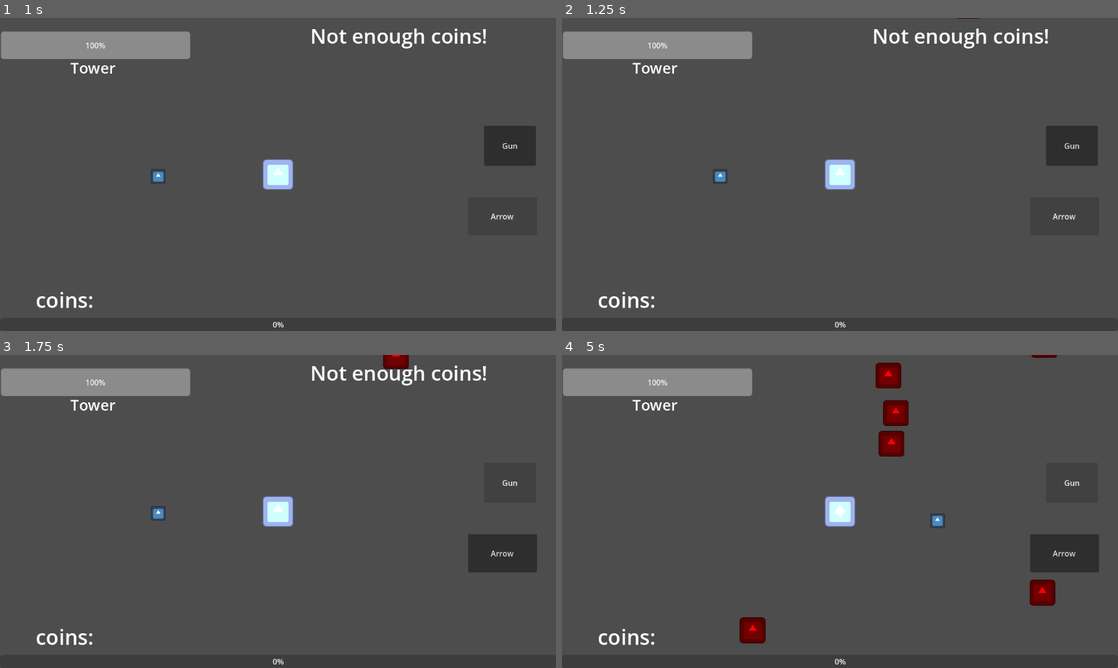
Above: before the commit, frames 1-4 (two rows, left to right).
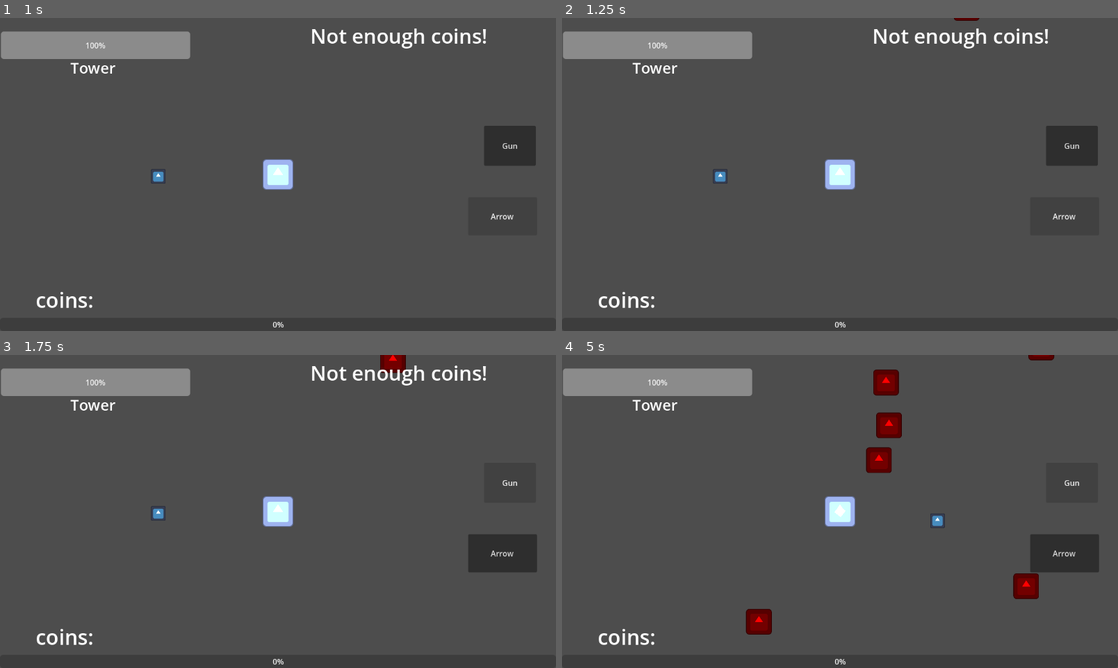
Above: after the commit, the same moments.

Repository: CallMeHarv/stdgame
Game: Godot game, scene res://Scenes/main.tscn
Two runs of this game, one before a commit and one after it. Both use one fixed random seed, a clock stepped at 60 frames per second and the inputs below. The engine's default icon, where the game draws it, is replaced by a stand-in: a white triangle on a blue panel in a dark square.
Inputs:
- Up to frame 1 (1 s): click "Arrow" at 0.5 s
- Up to frame 2 (1.25 s): no input
- Up to frame 3 (1.75 s): click "Gun" at 1.25 s
- Up to frame 4 (5 s): hold D (Right) 2.03-2.78 s; tap Space (Attack) every 0.75 s from 2.1 to 4.35 s; hold S (Down) 2.78-3.53 s; hold D (Right) 3.53-4.28 s; hold W (Up) from 4.28 s (still down)

Frame 1 is identical in both runs. In frame 2, less than 0.1% of the frame differs, in the area x 70-75%, y 0-1%; in frame 3, 0.2%; in frame 4, 2.7%, in the area x 31-89%, y 0-93%.

Commit message:
0.2
buggy mess

Diff:
--- /dev/null
+++ b/Enemies/basic_enemy.tres
@@ -0,0 +1,13 @@
+[gd_resource type="Resource" script_class="EnemyStats" format=3 uid="uid://byo7fjd8jo04v"]
+
+[ext_resource type="PackedScene" uid="uid://cwabmdym5174g" path="res://Scenes/exp_coin.tscn" id="1_a7n0r"]
+[ext_resource type="Script" uid="uid://bnj3emkpj53xy" path="res://Scripts/Resource/enemy_stats.gd" id="1_ttfov"]
+
+[resource]
+script = ExtResource("1_ttfov")
+health = 10
+speed = 80
+loot = ExtResource("1_a7n0r")
+coin_amount = 1
+exp_amount = 10
+metadata/_custom_type_script = "uid://bnj3emkpj53xy"
--- a/Scenes/enemy.tscn
+++ b/Enemies/enemy.tscn
@@ -1,8 +1,13 @@
 [gd_scene format=3 uid="uid://b63vh40psoqup"]
 
-[ext_resource type="Script" uid="uid://dfxw37hh00kfl" path="res://Scripts/enemy.gd" id="1_1f0kj"]
-[ext_resource type="PackedScene" uid="uid://cwabmdym5174g" path="res://Scenes/exp_coin.tscn" id="2_287tu"]
-[ext_resource type="Texture2D" uid="uid://p5yokcj6on15" path="res://icon.svg" id="2_afpow"]
+[ext_resource type="Script" uid="uid://dfxw37hh00kfl" path="res://Scripts/enemy.gd" id="1_47qgu"]
+[ext_resource type="Resource" uid="uid://byo7fjd8jo04v" path="res://Enemies/basic_enemy.tres" id="2_47qgu"]
+[ext_resource type="Script" uid="uid://ckwmjc2cm03fk" path="res://Scripts/Resource/PlayerData.gd" id="3_572h1"]
+[ext_resource type="Texture2D" uid="uid://p5yokcj6on15" path="res://icon.svg" id="3_rt1x0"]
+
+[sub_resource type="Resource" id="Resource_6t5aa"]
+script = ExtResource("3_572h1")
+metadata/_custom_type_script = "uid://ckwmjc2cm03fk"
 
 [sub_resource type="CircleShape2D" id="CircleShape2D_ho7dx"]
 radius = 24.020824
@@ -13,13 +18,14 @@
 [node name="Enemy" type="CharacterBody2D" unique_id=2079999507]
 collision_layer = 4
 motion_mode = 1
-script = ExtResource("1_1f0kj")
-loot_scene = ExtResource("2_287tu")
+script = ExtResource("1_47qgu")
+stats = ExtResource("2_47qgu")
+player_stat = SubResource("Resource_6t5aa")
 
 [node name="Icon" type="Sprite2D" parent="." unique_id=614268956]
 modulate = Color(1.6197081, 0, 0, 1)
 scale = Vector2(0.415, 0.415)
-texture = ExtResource("2_afpow")
+texture = ExtResource("3_rt1x0")
 
 [node name="CollisionShape2D" type="CollisionShape2D" parent="." unique_id=1525403744]
 shape = SubResource("CircleShape2D_ho7dx")
--- a/Scenes/exp_coin.tscn
+++ b/Scenes/exp_coin.tscn
@@ -2,14 +2,17 @@
 
 [ext_resource type="Script" uid="uid://68qw50xt4ami" path="res://Scripts/exp_coin.gd" id="1_6v054"]
 [ext_resource type="Texture2D" uid="uid://p5yokcj6on15" path="res://icon.svg" id="1_h2qau"]
+[ext_resource type="Resource" uid="uid://byo7fjd8jo04v" path="res://Enemies/basic_enemy.tres" id="2_brp8i"]
 
 [sub_resource type="CircleShape2D" id="CircleShape2D_ho7dx"]
 radius = 13.038404
 
 [node name="Exp_Coin" type="Area2D" unique_id=667747945]
+z_index = -15
 collision_layer = 8
 collision_mask = 3
 script = ExtResource("1_6v054")
+stat = ExtResource("2_brp8i")
 
 [node name="Icon" type="Sprite2D" parent="." unique_id=1313348098]
 modulate = Color(2.3133948, 2.3133948, 0, 1)
--- a/Scenes/main_tower.tscn
+++ b/Scenes/main_tower.tscn
@@ -3,7 +3,7 @@
 [ext_resource type="Script" uid="uid://3i5b5p6l5jpo" path="res://Scripts/main_tower.gd" id="1_iikcy"]
 [ext_resource type="Texture2D" uid="uid://p5yokcj6on15" path="res://icon.svg" id="1_mtobq"]
 [ext_resource type="Script" uid="uid://y3d1pfd8yukt" path="res://Scripts/spawner.gd" id="2_i3s53"]
-[ext_resource type="PackedScene" uid="uid://b63vh40psoqup" path="res://Scenes/enemy.tscn" id="3_lpi8q"]
+[ext_resource type="PackedScene" uid="uid://b63vh40psoqup" path="res://Enemies/enemy.tscn" id="3_lpi8q"]
 [ext_resource type="Script" uid="uid://dg3bl44sna7el" path="res://Scripts/tower_weapon.gd" id="4_fdfa6"]
 [ext_resource type="PackedScene" uid="uid://bt76rfllv12by" path="res://Scenes/bullet.tscn" id="5_63s2w"]
 
--- a/Scenes/player.tscn
+++ b/Scenes/player.tscn
@@ -2,6 +2,11 @@
 
 [ext_resource type="Script" uid="uid://cpnb3se4hc771" path="res://Scripts/player.gd" id="1_cvnsp"]
 [ext_resource type="Texture2D" uid="uid://p5yokcj6on15" path="res://icon.svg" id="2_6t5aa"]
+[ext_resource type="Script" uid="uid://ckwmjc2cm03fk" path="res://Scripts/Resource/PlayerData.gd" id="2_vgqql"]
+
+[sub_resource type="Resource" id="Resource_cvnsp"]
+script = ExtResource("2_vgqql")
+metadata/_custom_type_script = "uid://ckwmjc2cm03fk"
 
 [sub_resource type="CircleShape2D" id="CircleShape2D_wrryf"]
 radius = 37.01351
@@ -88,6 +93,7 @@
 collision_mask = 0
 motion_mode = 1
 script = ExtResource("1_cvnsp")
+stats = SubResource("Resource_cvnsp")
 
 [node name="Node2D" type="Node2D" parent="." unique_id=1227333107]
 
--- a/Scenes/towers.tscn
+++ b/Scenes/towers.tscn
@@ -1,6 +1,6 @@
 [gd_scene format=3 uid="uid://54knxn883imt"]
 
-[ext_resource type="Script" uid="uid://cu0oispyofrc6" path="res://Scripts/towers.gd" id="1_16g7c"]
+[ext_resource type="Script" uid="uid://cu0oispyofrc6" path="res://Scripts/Autoload/towers.gd" id="1_16g7c"]
 
 [node name="Towers" type="Node2D" unique_id=784557791]
 script = ExtResource("1_16g7c")
--- /dev/null
+++ b/Scripts/Autoload/damages.gd
@@ -0,0 +1,4 @@
+extends Node
+
+
+var weapon_damage = 10
--- /dev/null
+++ b/Scripts/Autoload/towers.gd
@@ -0,0 +1,14 @@
+extends Node2D
+
+
+var arrow_tower = 5
+var gun_tower = 10
+
+
+var tower_dict: Dictionary = {
+	"Arrow Tower" : {"Tower Type" : "Arrow", "Cost" : 5},
+	"Gun Toweer" : {"Tower Type" : "Gun", "Cost" : 10}
+}
+
+func arrow_tower_spawn():
+	pass
--- /dev/null
+++ b/Scripts/Resource/PlayerData.gd
@@ -0,0 +1,9 @@
+class_name PlayerData
+extends Resource
+
+#change this
+
+@export var experience: int = 0
+@export var experience_level: int = 1
+@export var exp_required: int = 100
+@export var coin_collected: int = 0
--- /dev/null
+++ b/Scripts/Resource/enemy_stats.gd
@@ -0,0 +1,9 @@
+class_name EnemyStats
+extends Resource
+
+
+@export var health: int
+@export var speed: int
+@export var loot: PackedScene
+@export var coin_amount: int
+@export var exp_amount: int
--- a/Scripts/bullet.gd
+++ b/Scripts/bullet.gd
@@ -3,6 +3,7 @@
 var speed = 400.0
 var direction = Vector2.RIGHT
 var distance_travelled = 0.0
+
 
 func _physics_process(delta: float) -> void:
 	var movement = direction * speed * delta
--- a/Scripts/enemy.gd
+++ b/Scripts/enemy.gd
@@ -1,24 +1,36 @@
 extends CharacterBody2D
 
-var speed = 70
+@export var stats: Resource
+@export var player_stat: Resource
+
 @export var main_tower: CharacterBody2D
 @export var player: CharacterBody2D
-@export var loot_scene: PackedScene
+@onready var bullet = preload("res://Scripts/bullet.gd")
 
 
-func _physics_process(delta: float) -> void:
+
+
+func _physics_process(_delta: float) -> void:
 	if main_tower:
 		var direction = global_position.direction_to(main_tower.global_position)
-		velocity = direction * speed
+		velocity = direction * stats.speed
 
 
 	move_and_slide()
 
 func take_damage():
-	var new_gem = loot_scene.instantiate()
-	new_gem.global_position = global_position
-	get_tree().current_scene.call_deferred("add_child", new_gem)
-	queue_free()
+	var coin_drop = randf_range(1, stats.coin_amount)
+	stats.health -= Damages.weapon_damage
+	print("-10")
+	if stats.health <= 0:
+		player_stat.coin_collected += coin_drop
+		print("dropped " + str(coin_drop))
+		var new_gem = stats.loot.instantiate()
+		new_gem.global_position = global_position
+		get_tree().current_scene.call_deferred("add_child", new_gem)
+		queue_free()
+
+
 
 
 func _on_attack_body_entered(body: Node2D) -> void:
--- a/Scripts/exp_coin.gd
+++ b/Scripts/exp_coin.gd
@@ -1,13 +1,16 @@
 extends Area2D
 
-@export var amount = 10
-@export var coins = 1
+
+@export var stat: Resource
+var exp_amount = 10
+var coin_amount = 1
+################# fix data management #################
+
 
 
 func _on_body_entered(body: Node2D) -> void:
 	if body.has_method("get_exp") and body.has_method("earn_coin"):
-		body.earn_coin(coins)
-		body.get_exp(amount)
-		print(str(amount))
-		print(str(coins))
+		body.earn_coin(coin_amount)
+		body.get_exp(exp_amount)
+		print(str(exp_amount))
 		queue_free()
--- a/Scripts/main_tower.gd
+++ b/Scripts/main_tower.gd
@@ -15,7 +15,7 @@
 	health -= enemy_damage
 	progress_bar.value = health
 
-func _physics_process(delta: float) -> void:
+func _physics_process(_delta: float) -> void:
 	if health <= 0:
 		print("no health!")
 		timer.start()
--- a/Scripts/player.gd
+++ b/Scripts/player.gd
@@ -1,14 +1,11 @@
 class_name Player
 extends CharacterBody2D
 
+@export var stats: Resource
 
-var speed = 300
-var health = 100.0
+@export var speed = 300
+@export var health = 100.0
 
-var experience = 0
-var experience_level = 1
-var exp_required = 100
-var coin_collected = 0
 @onready var xp_bar: ProgressBar = $UI/xp_bar
 @onready var coin_counter: Label = $UI/coin_counter
 @onready var tower_placed: Label = $UI/tower_placed
@@ -34,8 +31,8 @@
 
 	move_and_slide()
 
-	xp_bar.value = experience
-	xp_bar.max_value = exp_required
+	xp_bar.value = stats.experience
+	xp_bar.max_value = stats.exp_required
 
 	if Input.is_action_just_pressed("Attack"):
 		sword.monitoring = true
@@ -45,28 +42,28 @@
 
 
 func get_exp(amount):
-	experience += amount
+	stats.experience += amount
 
 
 
 func earn_coin(coins):
 	# might separate xp and coins
-	coin_collected += coins
-	coin_counter.text = "coins: " + str(coin_collected)
+	stats.coin_collected += coins
+	stats.coin_counter.text = "coins: " + str(stats.coin_collected)
 
 
 
-	if experience >= exp_required:
-		experience -= exp_required
+	if stats.experience >= stats.exp_required:
+		stats.experience -= stats.exp_required
 		level_up()
 
 
 func level_up():
-	experience_level += 1
-	exp_required += 50
+	stats.experience_level += 1
+	stats.exp_required += 50
 	label_up.show()
 	label_up.text = "Leveled Up!"
-	print(experience_level)
+	print(stats.experience_level)
 	timer.start()
 
 func buy_tower():
@@ -74,10 +71,10 @@
 
 
 func _on_arrow_tower_pressed() -> void:
-	if coin_collected >= Towers.arrow_tower:
+	if stats.coin_collected >= Towers.arrow_tower:
 		tower_placed.show()
-		coin_collected -= Towers.arrow_tower
-		coin_counter.text = "coins: " + str(coin_collected)
+		stats.coin_collected -= Towers.arrow_tower
+		stats.coin_counter.text = "coins: " + str(stats.coin_collected)
 		tower_placed.text = "Placed Arrow Tower!"
 		timer.start()
 		print("placed arrow tower")
@@ -88,10 +85,10 @@
 
 
 func _on_gun_tower_pressed() -> void:
-	if coin_collected >= Towers.gun_tower:
+	if stats.coin_collected >= Towers.gun_tower:
 		tower_placed.show()
-		coin_collected -= Towers.gun_tower
-		coin_counter.text = "coins: " + str(coin_collected)
+		stats.coin_collected -= Towers.gun_tower
+		stats.coin_counter.text = "coins: " + str(stats.coin_collected)
 		tower_placed.text = "Placed Gun Tower!"
 		timer.start()
 		print("placed gun tower")
@@ -99,6 +96,8 @@
 		tower_placed.text = "Not enough coins!"
 		tower_placed.show()
 		timer.start()
+
+	# dictionary for coins and towers
 
 func _on_timer_timeout() -> void:
 	tower_placed.hide()
--- a/Scripts/tower_weapon.gd
+++ b/Scripts/tower_weapon.gd
@@ -2,10 +2,11 @@
 
 
 @export var bullet: PackedScene
-@onready var range = $Range
+@onready var area_range = $Range
+
 
 func _on_cooldown_timeout() -> void:
-	var enemies_in_range = range.get_overlapping_bodies()
+	var enemies_in_range = area_range.get_overlapping_bodies()
 
 	if enemies_in_range.size() == 0:
 		return
--- a/Scripts/towers.gd
+++ /dev/null
@@ -1,6 +0,0 @@
-extends Node2D
-
-
-
-var arrow_tower = 5
-var gun_tower = 10
--- a/project.godot
+++ b/project.godot
@@ -18,6 +18,7 @@
 [autoload]
 
 Towers="*uid://cu0oispyofrc6"
+Damages="*uid://cckqsg38qrkpl"
 
 [display]
 
Not shown, added: Scripts/Autoload/damages.gd.uid
Renamed: Scripts/towers.gd.uid -> Scripts/Autoload/towers.gd.uid
Not shown, added: Scripts/Resource/PlayerData.gd.uid
Not shown, added: Scripts/Resource/enemy_stats.gd.uid
